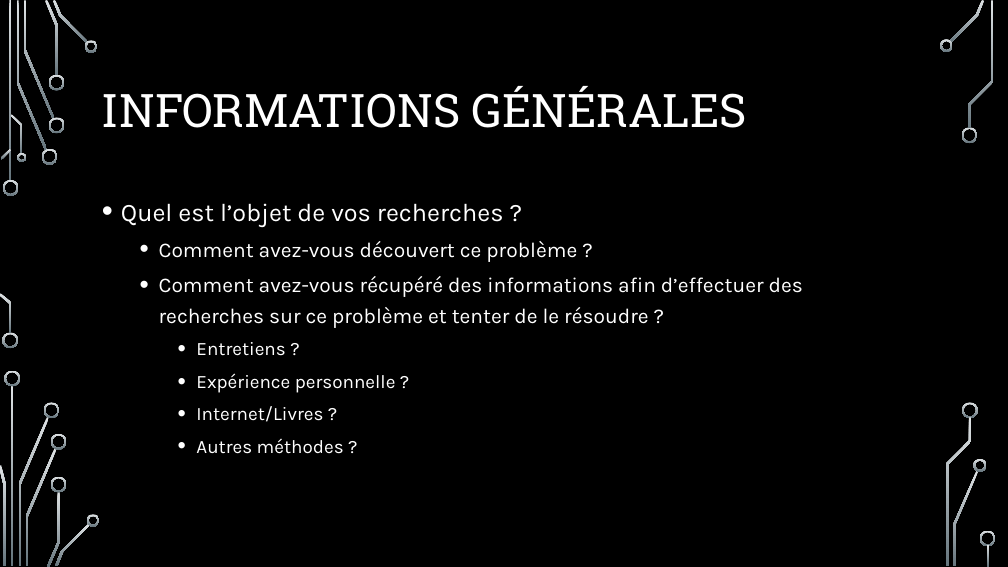
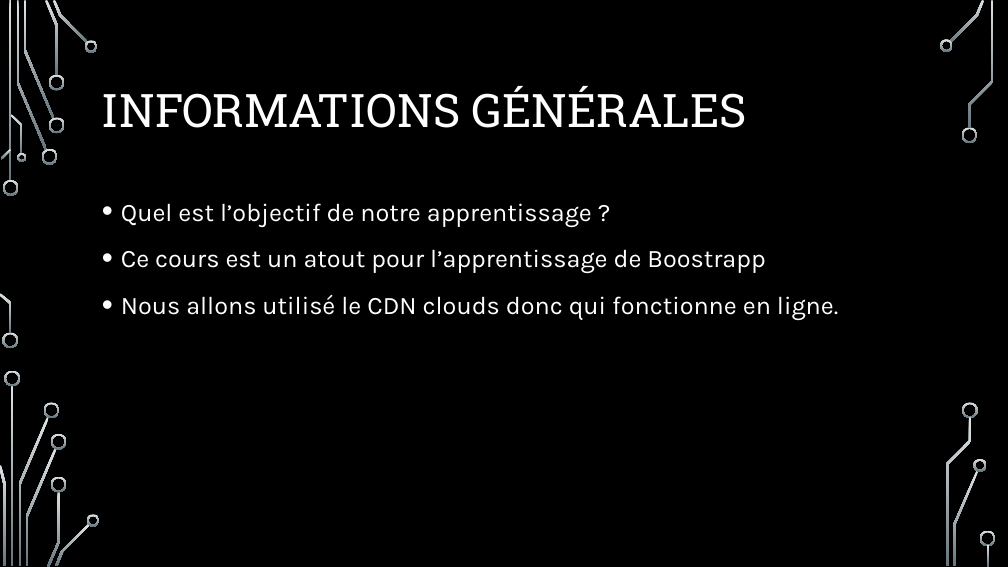
Before and after one commit to Reddy-Nzoloko/forumGaciApprendreBoostrap, a slide deck: slide 3 of GACI FORUM SUR L’APPRENTISSAGE DU frame work boostrap.pptx. Drawn at 1008x567 pixels with LibreOffice and Linux fonts; fonts in the diff are those of the drawing; background and template pictures are left out. Boxes give left, top, right and bottom in pixels: in the first picture for what was removed or moved away, otherwise in the second. Text is boxed around its words. In the diff, an @@ line names an element or a change of style, - is before the commit and + after.

Commit message:
Boostrap

```diff
--- a/GACI FORUM SUR L’APPRENTISSAGE DU frame work boostrap.pptx
+++ b/GACI FORUM SUR L’APPRENTISSAGE DU frame work boostrap.pptx
@@ text at [121,203,838,321]: text changed; size 20 to 24 pt @@
-• Quel est l’objet de vos recherches ?
-  • Comment avez-vous découvert ce problème ?
-  • Comment avez-vous récupéré des informations afin d’effectuer des recherches sur ce problème et tenter de le résoudre ?
-    • Entretiens ?
-    • Expérience personnelle ?
-    • Internet/Livres ?
-    • Autres méthodes ?
+• Quel est l’objectif de notre apprentissage ?
+• Ce cours est un atout pour l’apprentissage de Boostrapp
+• Nous allons utilisé le CDN clouds donc qui fonctionne en ligne.
```
